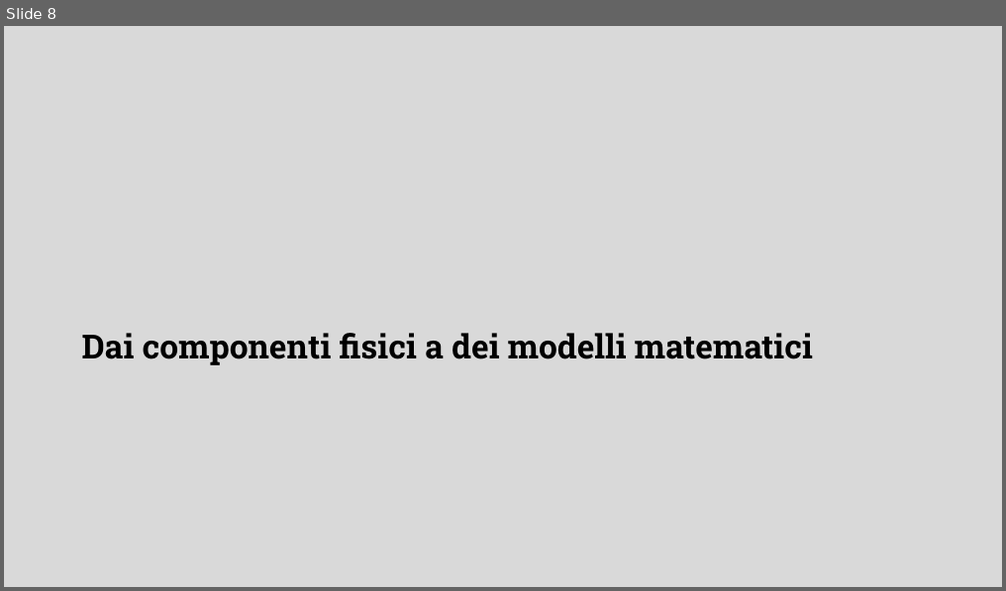
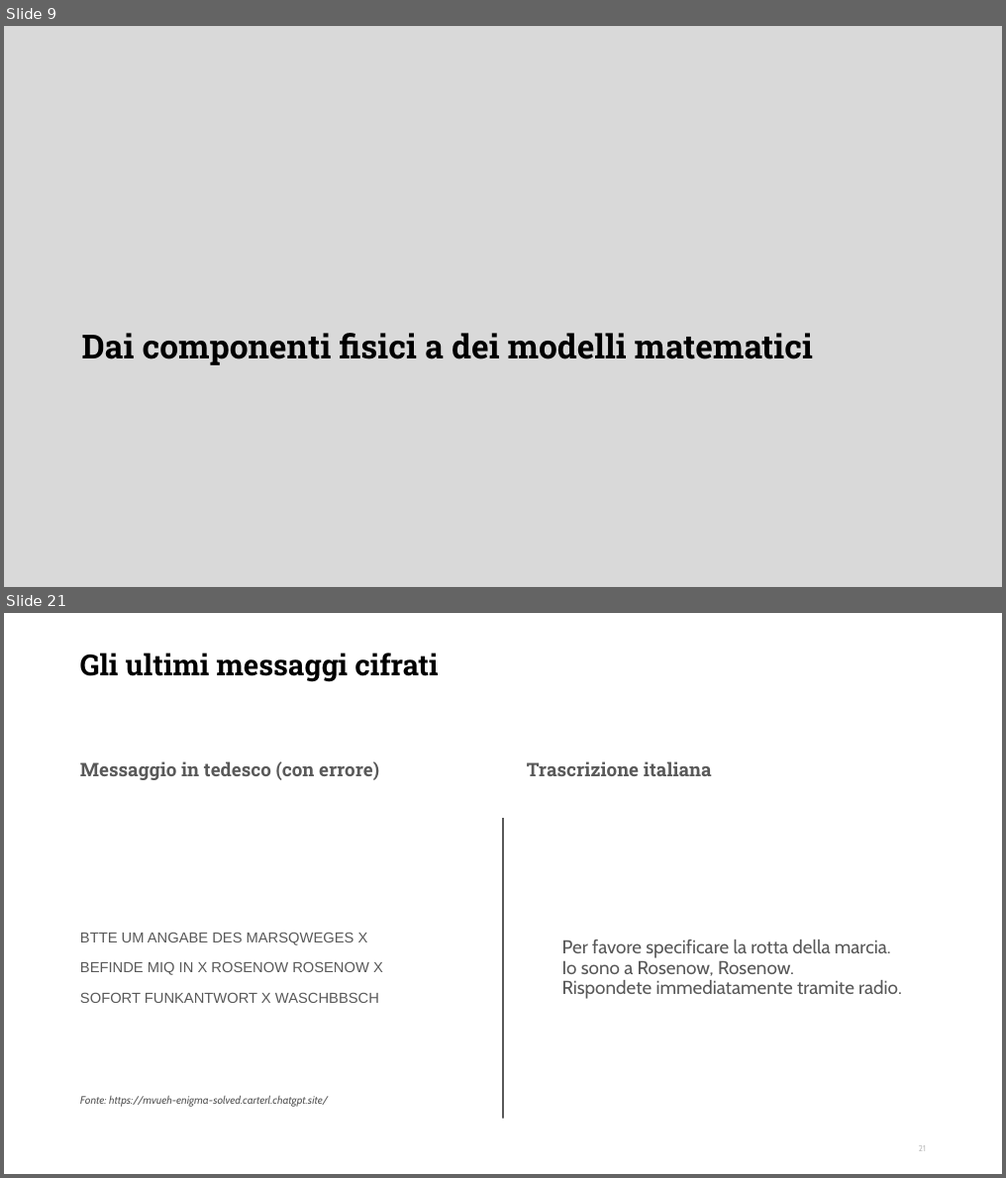
Before and after one commit to DanieleFerretti03/tesi-enigma, a slide deck: presentazione.odp. Shown one above the other, each under a label of ours: slide 8 before the commit, slides 9 and 21 after it; the slides between them are not shown. The pictures are 1006x591 and 1006x1178 pixels, drawn with LibreOffice and Linux fonts; fonts in the diff are those of the drawing; background and template pictures are left out. Boxes give left, top, right and bottom in pixels: in the first picture for what was removed or moved away, otherwise in the second. Text is boxed around its words. In the diff, an @@ line names an element or a change of style, - is before the commit and + after.

```diff
--- a/presentazione.odp
+++ b/presentazione.odp
@@ slide 21 added at bbox=[4, 613, 1002, 1174], background #FFFFFF @@
@@ title added at bbox=[80, 653, 438, 682], 28 pt, text #000000, bold @@
+Gli ultimi messaggi cifrati
@@ text added at bbox=[80, 761, 379, 780], 18 pt, text #595959, bold @@
+Messaggio in tedesco (con errore)
@@ text added at bbox=[527, 761, 712, 776], 18 pt, text #595959, bold @@
+Trascrizione italiana
@@ line added from (503, 818) to (503, 1118), #000000 0.99 pt @@
@@ text added at bbox=[80, 933, 383, 1003], 14 pt, text #595959 @@
+BTTE UM ANGABE DES MARSQWEGES X
+BEFINDE MIQ IN X ROSENOW ROSENOW X
+SOFORT FUNKANTWORT X WASCHBBSCH
@@ text added at bbox=[562, 940, 902, 999], 18 pt, text #595959 @@
+Per favore specificare la rotta della marcia.
+Io sono a Rosenow, Rosenow.
+Rispondete immediatamente tramite radio.
@@ text added at bbox=[80, 1095, 328, 1107], 10.5 pt, text #595959, italic @@
+Fonte: https://mvueh-enigma-solved.carterl.chatgpt.site/
@@ page number added at bbox=[919, 1146, 927, 1152], 8.2 pt, text #BFBFBF @@
+21
@@ what was slide 8 is now slide 9 @@
```
Also in this commit, not shown: 1 slide changed, 12 other slides added, 9 slides removed, 2 other files.
